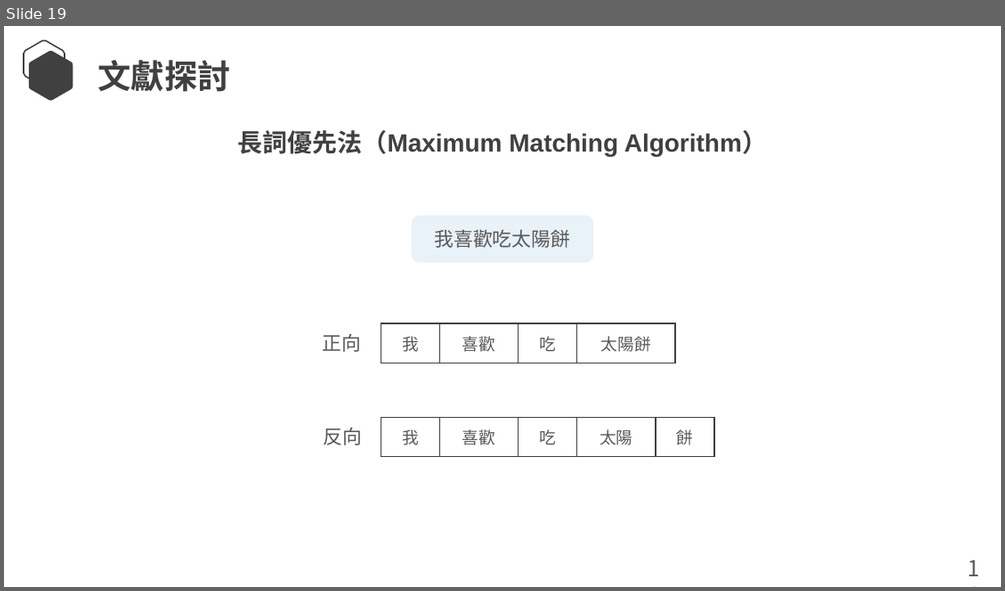
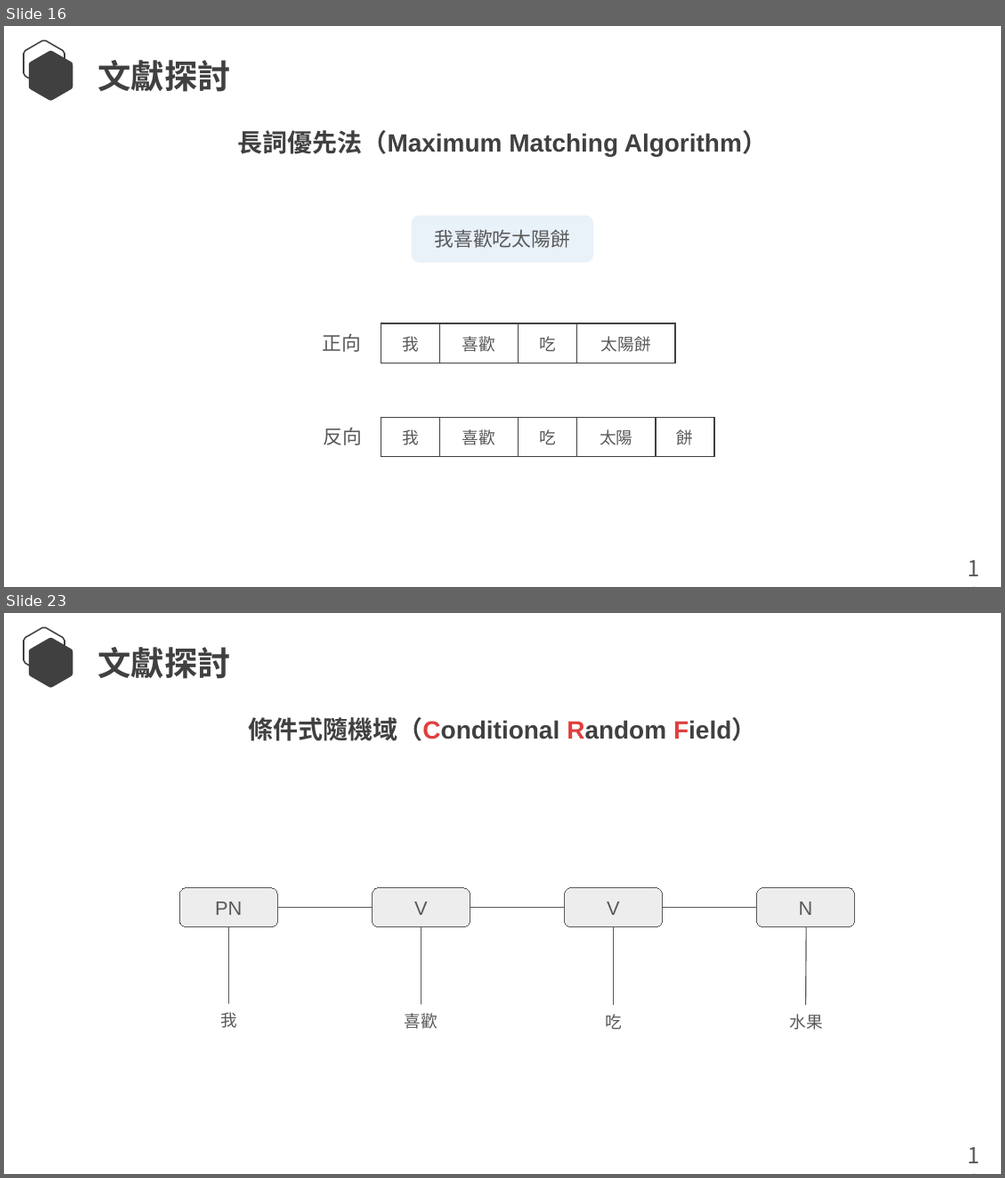
Before and after one commit to Lcwei-0708/lcwei-0708.github.io, a slide deck: data/paper/深度神經網路於中文斷詞之研究/深度神經網路於中文斷詞之研究.pptx. Shown one above the other, each under a label of ours: slide 19 before the commit, slides 16 and 23 after it; the slides between them are not shown. The pictures are 1005x591 and 1005x1178 pixels, drawn with LibreOffice and Linux fonts; fonts in the diff are those of the drawing. Boxes give left, top, right and bottom in pixels: in the first picture for what was removed or moved away, otherwise in the second. Text is boxed around its words. In the diff, an @@ line names an element or a change of style, - is before the commit and + after.

```diff
--- a/data/paper/深度神經網路於中文斷詞之研究/深度神經網路於中文斷詞之研究.pptx
+++ b/data/paper/深度神經網路於中文斷詞之研究/深度神經網路於中文斷詞之研究.pptx
@@ slide 23 added at (4, 613, 1001, 1174), background #FFFFFF @@
@@ freeform shape added at (24, 627, 65, 674), outline #404040 1 pt @@
@@ freeform shape added at (29, 638, 73, 688), fill #404040 @@
@@ text added at (97, 647, 230, 679), 24 pt, text #404040, bold @@
+文獻探討
@@ text added at (248, 717, 756, 741), 18 pt, text #404040, bold @@
+條件式隨機域（Conditional Random Field）
@@ rounded rectangle added at (179, 888, 277, 927), fill #EDEDED, outline #595959 0.75 pt, 14 pt, text #595959 @@
+PN
@@ rounded rectangle added at (372, 888, 469, 927), fill #EDEDED, outline #595959 0.75 pt, 14 pt, text #595959 @@
+V
@@ rounded rectangle added at (564, 888, 662, 927), fill #EDEDED, outline #595959 0.75 pt, 14 pt, text #595959 @@
+V
@@ rounded rectangle added at (757, 888, 854, 927), fill #EDEDED, outline #595959 0.75 pt, 14 pt, text #595959 @@
+N
@@ line added from (228, 1004) to (228, 927), #595959 0.75 pt @@
@@ line added from (278, 907) to (372, 907), #595959 0.75 pt @@
@@ line added from (421, 1004) to (421, 927), #595959 0.75 pt @@
@@ line added from (469, 907) to (564, 907), #595959 0.75 pt @@
@@ line added from (613, 1005) to (613, 927), #595959 0.75 pt @@
@@ line added from (662, 907) to (757, 907), #595959 0.75 pt @@
@@ line added from (805, 1005) to (807, 927), #595959 0.75 pt @@
@@ text added at (220, 1012, 237, 1028), 12 pt, text #595959 @@
+我
@@ text added at (404, 1013, 437, 1029), 12 pt, text #595959 @@
+喜歡
@@ text added at (605, 1013, 622, 1029), 12 pt, text #595959 @@
+吃
@@ text added at (789, 1013, 822, 1030), 12 pt, text #595959 @@
+水果
@@ text added at (958, 1137, 1001, 1174), 16 pt, text #595959 @@
+11
@@ what was slide 19 is now slide 16 @@
```
Also in this commit, not shown: 11 slides changed, 12 other slides added, 6 slides removed.
